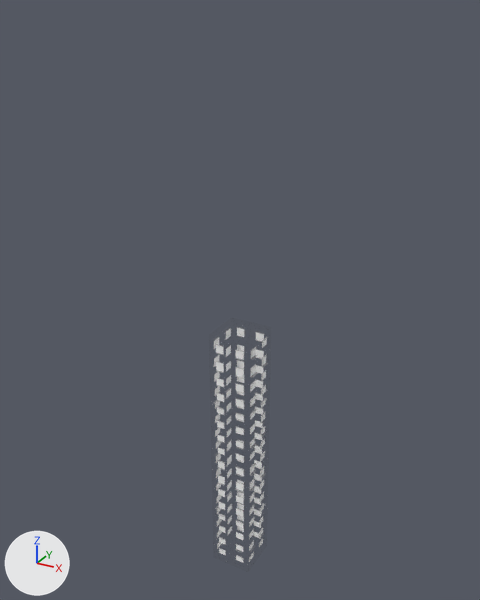
Before and after pictures for a commit that changed the FBX model FBX/Background.fbx.
Before and after are seen from a 50 mm camera at (3.06, -5.57, 6.17) aimed at (-0.08, 0.13, 3.33). Arrows for +X, +Y and +Z are at lower left; the lights stay in place. Where no turn or scale is listed for an object, it has been applied to the vertices.
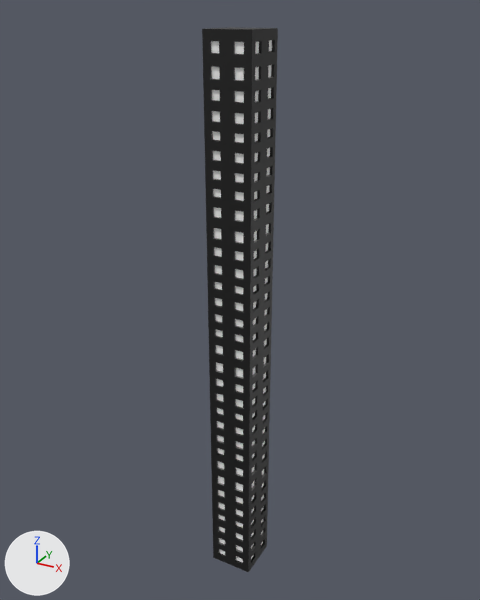
Where the change shows, as pixel boxes [x1, y1, x2, y2] in the pictures (480 x 600 px):
'Cube.001', surface changed, reshaped, moved: before [214, 328, 267, 563]; after [202, 27, 278, 572]
part 1 of me_cube_084, added (black): after [211, 446, 269, 572]
part 2 of me_cube_084, built on (black): after [209, 328, 271, 468]
part 3 of me_cube_084, recoloured: before [214, 328, 267, 462]; after [202, 27, 278, 208]
part 4 of me_cube_084, recoloured: before [216, 439, 265, 563]; after [206, 196, 274, 346]

What changed in the scene script:
```text
Change img_billtexture_png:
    img_billtexture_png: load_image('BillTexture.png', 'BillTexture.png', 1024, 1024, 'Non-Color') -> load_image('BillTexture.png', 'BillTexture.png', 1024, 1024, 'sRGB')
Change mat_billmaterial_045:
    remove n3 = _N.new('ShaderNodeTexImage'); n3.name = 'Image Texture.001'
    remove n3.image = img_billtexture_png
    where n0 = _N.new('ShaderNodeBsdfPrincipled'); n0.name = 'Principled BSDF'
    remove _L.new(n3.outputs[0], n0.inputs[4])  # 'Color' to 'Alpha'
    where n2 = _N.new('ShaderNodeTexImage'); n2.name = 'Image Texture'
    add _L.new(n2.outputs[1], n0.inputs[4])  # 'Alpha' to 'Alpha'
Add mat_billmaterial_001:
    mat_billmaterial_001 = principled_material('BillMaterial.001')
    mat_billmaterial_001.texture = img_billtexture_png  # with its transparency
Change me_cube_084:
    used by ob_cube_001; location = (0.0, 0.0, 1.67)
    remove me_cube_084.from_pydata(...)  # 1280 vertices, 1258 faces; spans x -0.25..0.25, y -0.25..0.25, z -1.71..1.36
    add me_cube_084.from_pydata(...)  # 2528 vertices, 2466 faces; spans x -0.25..0.25, y -0.25..0.25, z -4.69..1.36
    me_cube_084 part 1: the loose piece of 640 vertices spanning x -0.25..0.25, y -0.25..0.25, z -1.71..-0.18 is copied, and the copy is moved by (0.0, 0.0, -2.98); it spans x -0.25..0.25, y -0.25..0.25, z -4.69..-3.15
    me_cube_084 part 2: 16 vertices removed from x -0.17..0.17, y -0.18..0.19, z -1.71; 624 vertices added at x -0.25..0.25, y -0.25..0.25, z -3.15..-1.66
    me_cube_084 part 3: 629 faces spanning x -0.25..0.25, y -0.25..0.25, z -0.18..1.36 switch from mat_billmaterial_051 to mat_billmaterial_001 (picture img_billtexture_png)
    me_cube_084 part 4: 584 faces spanning x -0.25..0.25, y -0.25..0.25, z -1.62..-0.18 switch from mat_billmaterial_045 to mat_billmaterial_001 (picture img_billtexture_png)
Change ob_cube_001:
    ob_cube_001.location: (0.0, 0.0, 1.67) -> (0.0, 0.0, 4.65)
```
